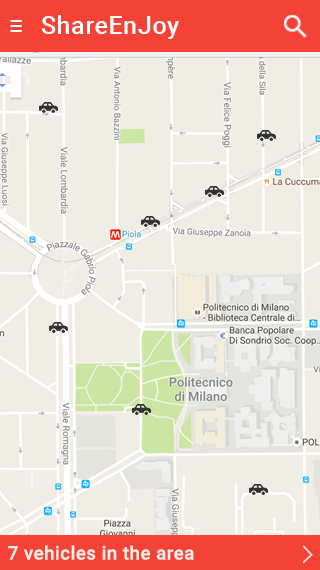
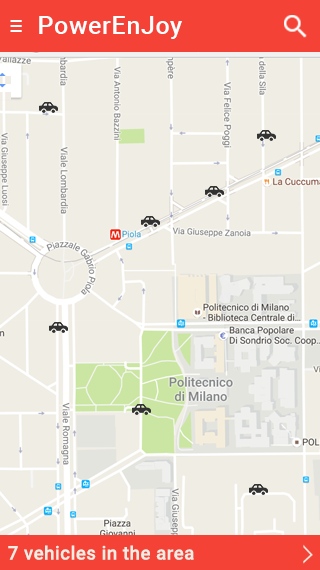
Two versions of the same layered image (320x570). Layer-by-layer changes:
renamed "ShareEnJoy" to "PowerEnJoy", painted on it over [39, 15, 182, 39]
